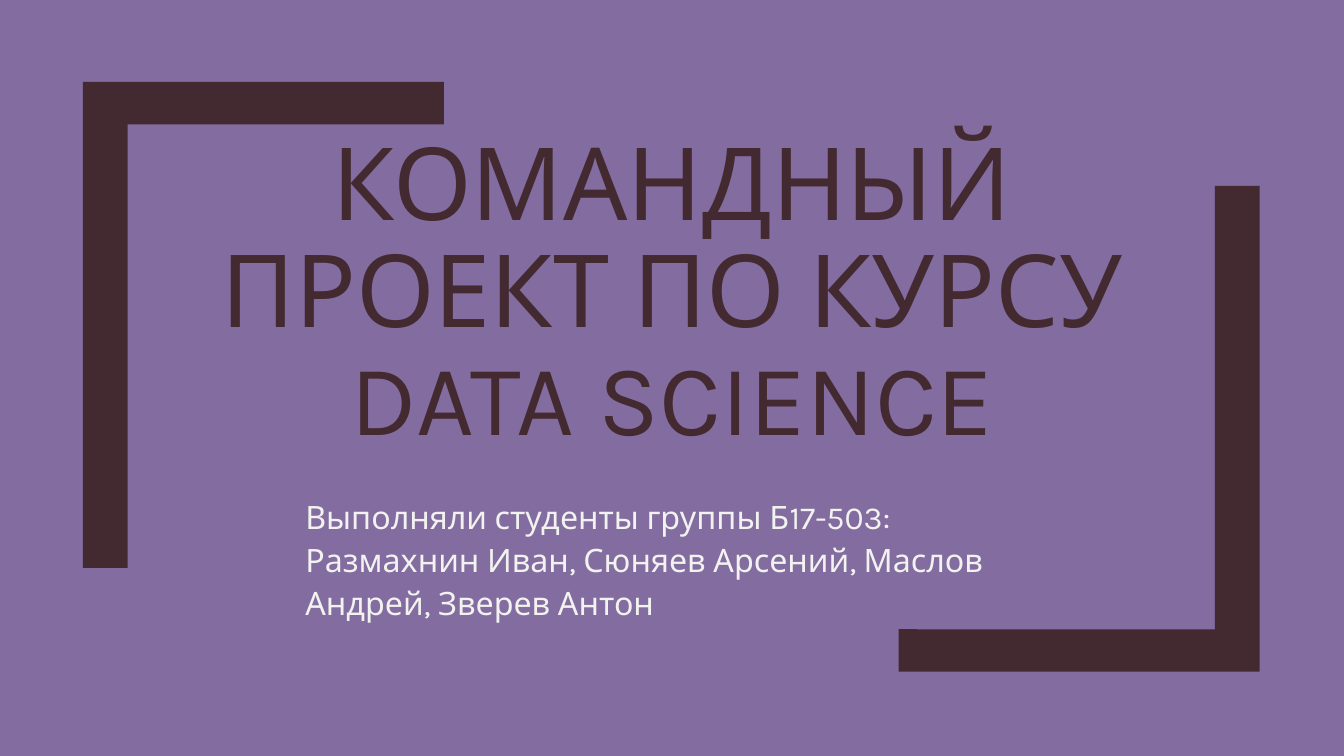
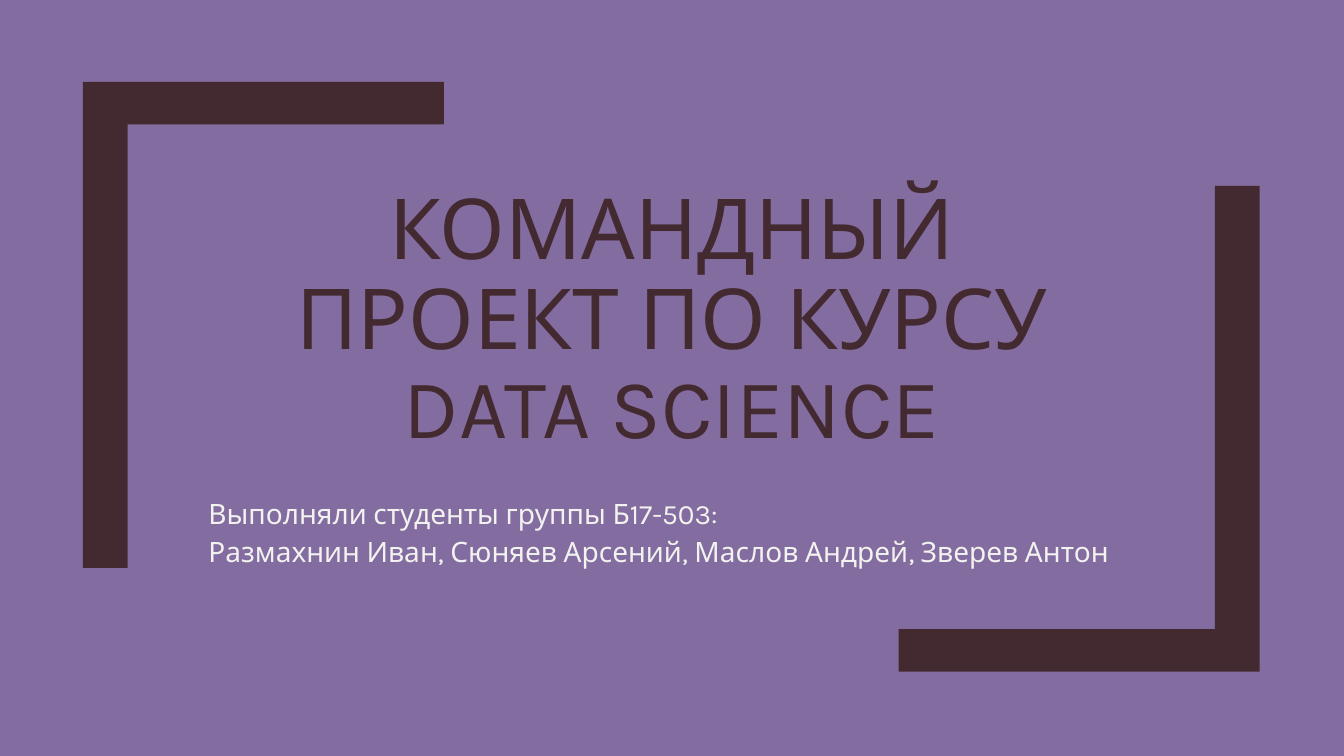
Before and after one commit to zumvanrin/DM_team_RIIID, a slide deck: slide 1 of Riid.pptx. Drawn at 1344x756 pixels with LibreOffice and Linux fonts; fonts in the diff are those of the drawing. Boxes give left, top, right and bottom in pixels: in the first picture for what was removed or moved away, otherwise in the second. Text is boxed around its words. In the diff, an @@ line names an element or a change of style, - is before the commit and + after.

```diff
--- a/Riid.pptx
+++ b/Riid.pptx
@@ freeform shape at (x1=83, y1=82, x2=444, y2=568): outline redrawn @@
@@ text "КОМАНДНЫЙ ПРОЕКТ ПО КУРСУ DATA ..." at (x1=296, y1=181, x2=1047, y2=439): size 72 to 60 pt @@
@@ text at (x1=208, y1=504, x2=1109, y2=569): text changed; size 23 to 20 pt @@
-Выполняли студенты группы Б17-503: Размахнин Иван, Сюняев Арсений, Маслов Андрей, Зверев Антон
+Выполняли студенты группы Б17-503:
+Размахнин Иван, Сюняев Арсений, Маслов Андрей, Зверев Антон
```
Also in this commit, not shown: 3 other slides changed, 2 slides added, 2 slides removed.
